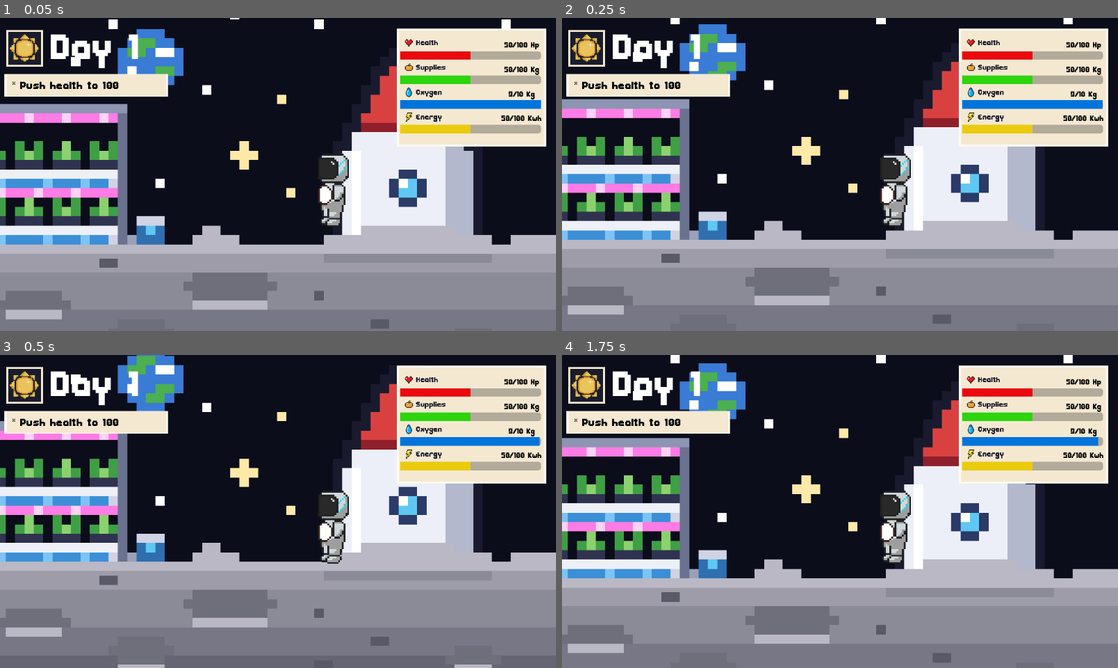
Above: before the commit, frames 1-4 (two rows, left to right).
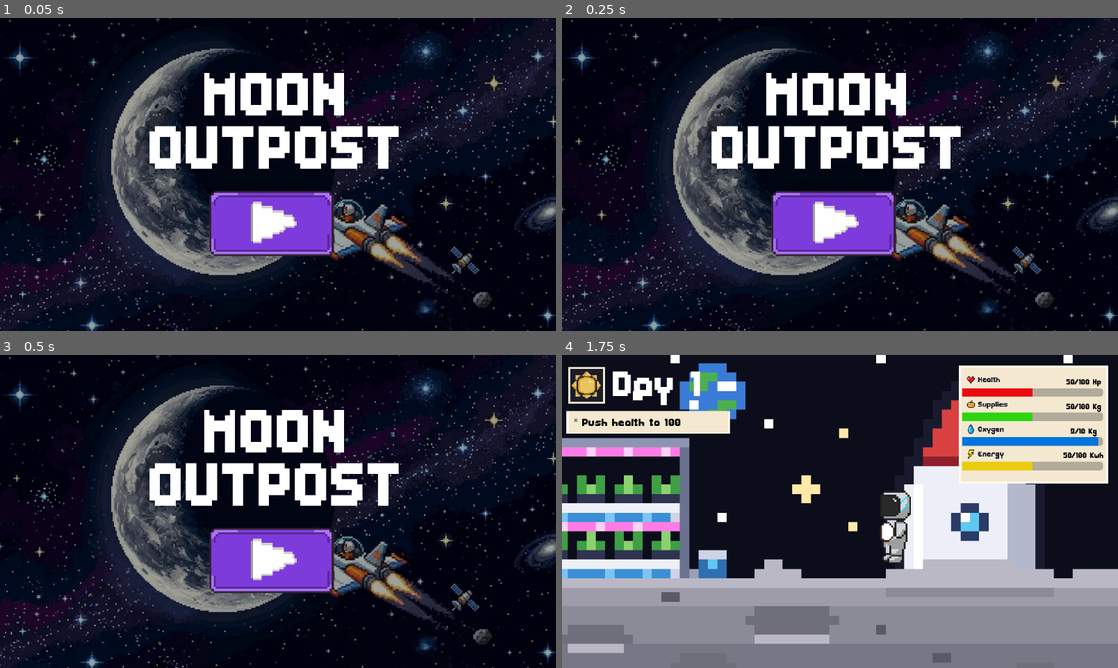
Above: after the commit, the same moments.

Repository: jerrsjackDeet/nasa_hackaton_2026_repo
Game: Godot game, scene res://scene/main_menu.tscn
Same seed, same stepped clock (60 frames per second), same inputs: the game is played once before the commit and once after it. Before the commit the project starts from res://scene/outpost.tscn.
Inputs (mouse positions are in pixels of both pictures, inside the frame that each line leads up to):
- Up to frame 1 (0.05 s): no input
- Up to frame 2 (0.25 s): no input
- Up to frame 3 (0.5 s): no input
- Up to frame 4 (1.75 s): click (834, 561) at 0.52 s; tap Enter (ui_accept) at 1.25, 1.52 s; move the mouse to (962, 495) at 1.27 s; hold Right from 1.28 s (still down); hold A (a) from 1.28 s (still down); click (962, 495) at 1.42 s; tap D (d) at 1.55 s

The runs differ from the first frame. In frame 1, 74% of the frame differs, in the area x 0-100%, y 0-100%; in frame 2, 75%; in frame 3, 75%; in frame 4, nothing differs.

Commit message:
main menu included

Diff:
--- a/project.godot
+++ b/project.godot
@@ -11,7 +11,7 @@
 [application]
 
 config/name="NASA_SpaceAppsHackaton_2026"
-run/main_scene="uid://cx8v0ju32xje7"
+run/main_scene="uid://c136onpmcbgj7"
 config/features=PackedStringArray("4.4", "GL Compatibility")
 config/icon="res://icon.svg"
 
--- a/scene/main_menu.gd
+++ /dev/null
@@ -1,5 +0,0 @@
-extends Control
-
-
-func _on_button_play_pressed() -> void:
-	get_tree().change_scene_to_file("res://character_body_2d.tscn")
--- a/scene/main_menu.tscn
+++ b/scene/main_menu.tscn
@@ -1,10 +1,11 @@
-[gd_scene load_steps=6 format=3 uid="uid://c136onpmcbgj7"]
+[gd_scene load_steps=7 format=3 uid="uid://c136onpmcbgj7"]
 
 [ext_resource type="Texture2D" uid="uid://d01bxvo6hsbnu" path="res://assets/Untitled_Design_2.jpg" id="1_3er1b"]
-[ext_resource type="Script" uid="uid://dgssgn5o4x84a" path="res://scene/main_menu.gd" id="1_sepwh"]
+[ext_resource type="Script" uid="uid://dgssgn5o4x84a" path="res://script/main_menu.gd" id="1_sepwh"]
 [ext_resource type="Texture2D" uid="uid://jbrv6c2mwpqo" path="res://assets/Rectangle 1.png" id="2_0iwki"]
 [ext_resource type="Texture2D" uid="uid://c3hnaxr7h17i0" path="res://assets/ButtonPlat-export.png" id="2_2fwvj"]
 [ext_resource type="Texture2D" uid="uid://cub8wt618a61u" path="res://assets/Title Game.png" id="3_0iwki"]
+[ext_resource type="Script" uid="uid://bn6og7giv3hfu" path="res://script/button_play.gd" id="6_14wem"]
 
 [node name="main_menu" type="Control"]
 layout_mode = 3
@@ -26,6 +27,7 @@
 texture = ExtResource("3_0iwki")
 
 [node name="ButtonPlay" type="TextureButton" parent="."]
+layout_mode = 0
 offset_left = 429.0
 offset_top = 353.0
 offset_right = 972.0
@@ -33,5 +35,6 @@
 scale = Vector2(0.492676, 0.492676)
 texture_normal = ExtResource("2_2fwvj")
 stretch_mode = 5
+script = ExtResource("6_14wem")
 
 [connection signal="pressed" from="ButtonPlay" to="." method="_on_button_play_pressed"]
--- /dev/null
+++ b/script/button_play.gd
@@ -0,0 +1,7 @@
+extends TextureButton
+
+func _process(delta: float) -> void:
+	if is_hovered():
+		modulate = Color(0.5,0.5,0.5)
+	else:
+		modulate = Color(1,1,1)
--- a/script/lose.gd
+++ b/script/lose.gd
@@ -31,10 +31,10 @@
 		can_press = false
 		Varglob.reset_game()
 		get_tree().paused = false
-		get_tree().change_scene_to_file("res://scene/outpost.tscn")
+		get_tree().change_scene_to_file("res://scene/main_menu.tscn")
 
 	elif event is InputEventMouseButton and event.pressed:
 		can_press = false
 		Varglob.reset_game()
 		get_tree().paused = false
-		get_tree().change_scene_to_file("res://scene/outpost.tscn")
+		get_tree().change_scene_to_file("res://scene/main_menu.tscn")
--- /dev/null
+++ b/script/main_menu.gd
@@ -0,0 +1,5 @@
+extends Control
+
+
+func _on_button_play_pressed() -> void:
+	get_tree().change_scene_to_file("res://scene/outpost.tscn")
--- a/script/win.gd
+++ b/script/win.gd
@@ -20,4 +20,4 @@
 		Varglob.winP = false
 		can_press = false
 		Varglob.reset_game()
-		get_tree().change_scene_to_file("res://scenes/outpost.tscn")
+		get_tree().change_scene_to_file("res://scene/main_menu.tscn")
Not shown: 1 places in scene/failed.tscn that only renumber resources
Not shown: 1 places in scene/lose.tscn that only renumber resources
Not shown: 1 places in scene/narasi.tscn that only renumber resources
Not shown: 1 places in scene/narasi2.tscn that only renumber resources
Not shown: 1 places in scene/narasi3.tscn that only renumber resources
Not shown: 1 places in scene/narasi4.tscn that only renumber resources
Not shown: 1 places in scene/outpost.tscn that only renumber resources
Not shown: 1 places in scene/post.tscn that only renumber resources
Not shown: 1 places in scene/ui_ux.tscn that only renumber resources
Not shown: 1 places in scene/wingood.tscn that only renumber resources
Not shown: 1 places in scene/winperfect.tscn that only renumber resources
Not shown, added: script/button_play.gd.uid
(and 1 more such lines)
